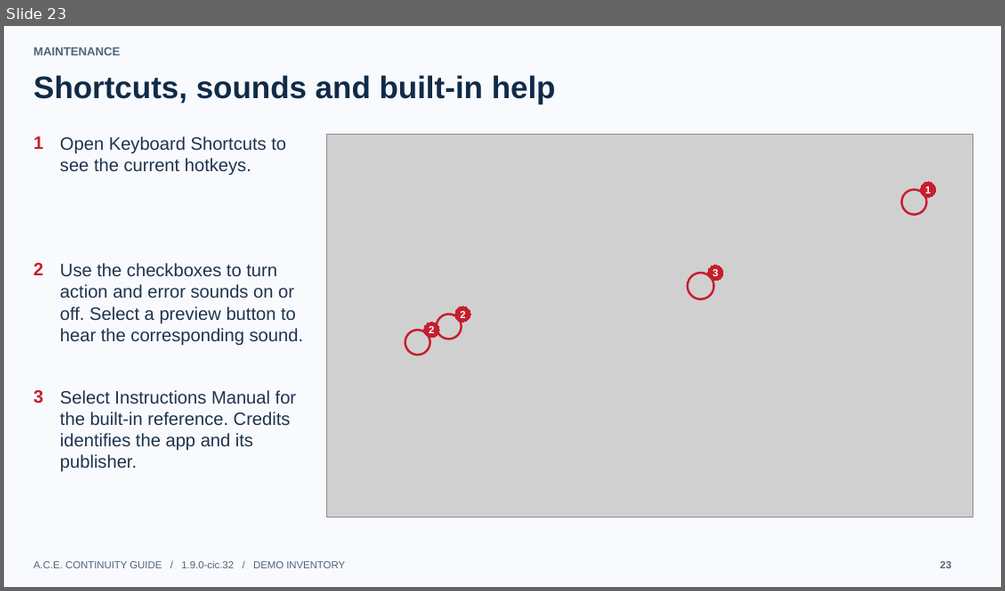
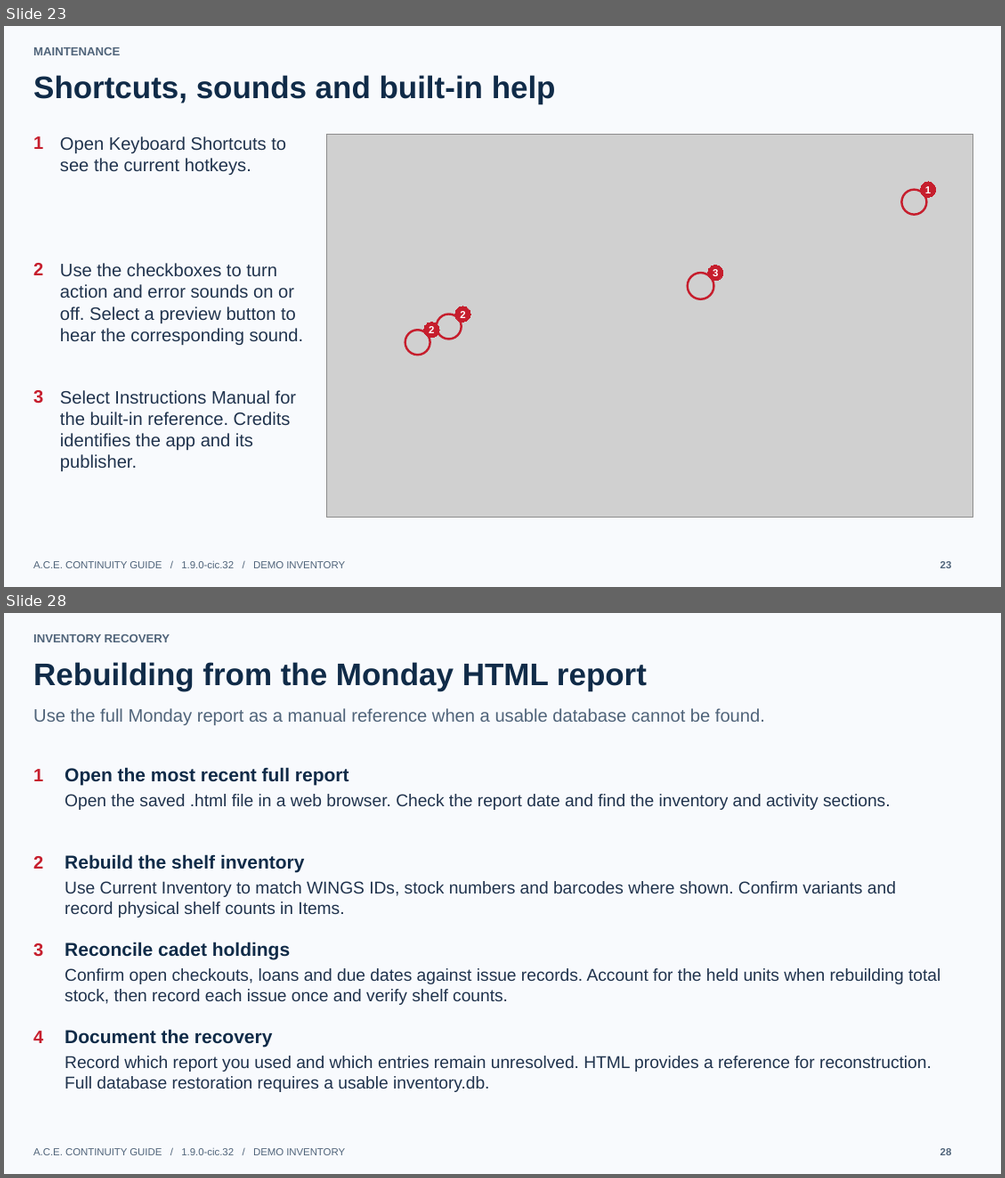
Before and after one commit to PixelatedClub/A.C.E.-Inv, a slide deck: docs/ACE_Continuity_Guide.pptx. Shown one above the other, each under a label of ours: slide 23 before the commit, slides 23 and 28 after it; the slides between them are not shown. The pictures are 1005x591 and 1005x1178 pixels, drawn with LibreOffice and Linux fonts; fonts in the diff are those of the drawing; grey boxes stand for pictures. Boxes give left, top, right and bottom in pixels: in the first picture for what was removed or moved away, otherwise in the second. Text is boxed around its words. In the diff, an @@ line names an element or a change of style, - is before the commit and + after.

Commit message:
Document inventory recovery and restoration

```diff
--- a/docs/ACE_Continuity_Guide.pptx
+++ b/docs/ACE_Continuity_Guide.pptx
@@ slide 28 added at [4,613,1001,1174], background #F8FAFD @@
@@ text added at [33,634,170,642], 11.2 pt, text #50647A, bold @@
+INVENTORY RECOVERY
@@ text added at [33,662,647,691], 30 pt, text #102B48, bold @@
+Rebuilding from the Monday HTML report
@@ text added at [33,708,765,725], 17.2 pt, text #50647A @@
+Use the full Monday report as a manual reference when a usable database cannot be found.
@@ text added at [33,769,43,781], 17.2 pt, text #C61E2D, bold @@
+1
@@ text added at [65,767,349,786], 18 pt, text #102B48, bold @@
+Open the most recent full report
@@ text added at [65,794,890,810], 16.5 pt, text #20334D @@
+Open the saved .html file in a web browser. Check the report date and find the inventory and activity sections.
@@ text added at [33,856,43,868], 17.2 pt, text #C61E2D, bold @@
+2
@@ text added at [65,854,304,873], 18 pt, text #102B48, bold @@
+Rebuild the shelf inventory
@@ text added at [65,881,896,917], 16.5 pt, text #20334D @@
+Use Current Inventory to match WINGS IDs, stock numbers and barcodes where shown. Confirm variants and record physical shelf counts in Items.
@@ text added at [33,943,43,957], 17.2 pt, text #C61E2D, bold @@
+3
@@ text added at [65,941,290,960], 18 pt, text #102B48, bold @@
+Reconcile cadet holdings
@@ text added at [65,968,940,1005], 16.5 pt, text #20334D @@
+Confirm open checkouts, loans and due dates against issue records. Account for the held units when rebuilding total stock, then record each issue once and verify shelf counts.
@@ text added at [33,1030,43,1043], 17.2 pt, text #C61E2D, bold @@
+4
@@ text added at [65,1029,273,1047], 18 pt, text #102B48, bold @@
+Document the recovery
@@ text added at [65,1055,931,1092], 16.5 pt, text #20334D @@
+Record which report you used and which entries remain unresolved. HTML provides a reference for reconstruction. Full database restoration requires a usable inventory.db.
@@ text added at [33,1148,345,1155], 9.8 pt, text #50647A @@
+A.C.E. CONTINUITY GUIDE / 1.9.0-cic.32 / DEMO INVENTORY
@@ text added at [940,1148,952,1155], 9.8 pt, text #50647A, bold @@
+28
```
Also in this commit, not shown: 4 other slides added, 1 other file.
